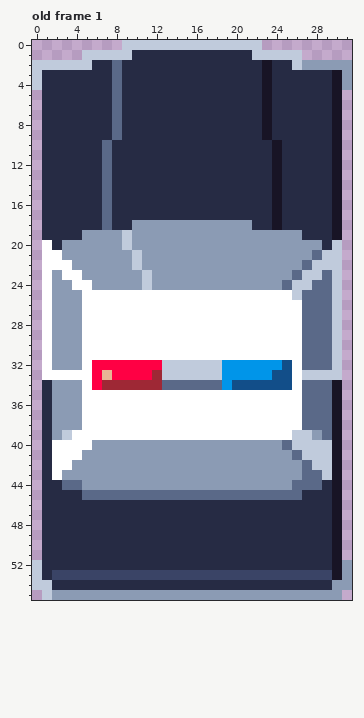
Pixel-art file, stored at core/assets-src/sprites/vehicles/police.ase. Above is the file before it was changed.
32x56 pixels, 1 frame. Shown: old frame 1. The commit also changed other frames, which this record leaves out.
New version:
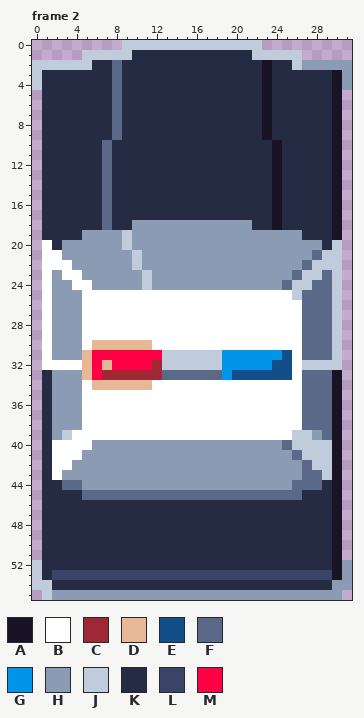
Palette (. is transparent): A #181425  B #ffffff  C #9e2835  D #e8b796  E #124e89  F #5a6988  G #0095e9  H #8b9bb4  J #c0cbdc  K #262b44  L #3a4466  M #ff0044
A new or re-ordered frame is compared with the old frame closest to it.
Author's note on the commit: Animate police car lights
From old to new:
frames 1 -> 6
layer "Layer 1" added
--- frame 2 is new; against old frame 1, layers "Layer 1", "Layer"
@@ x 0..31 @@
 29 .BHHHBBBBBBBBBBBBBBBBBBBBBBFFFJ.
-30 .BHHHBBBBBBBBBBBBBBBBBBBBBBFFFJ.
-31 .BHHHBBBBBBBBBBBBBBBBBBBBBBFFFJ.
-32 .BHHHBMMMMMMMJJJJJJGGGGGGEBFFFJ.
-33 .BBBBBMDMMMMCJJJJJJGGGGGEEBJJJJ.
-34 .KHHHBMCCCCCCFFFFFFGEEEEEEBFFFA.
+30 .BHHHBDDDDDDBBBBBBBBBBBBBBBFFFJ.
+31 .BHHHDMMMMMMMJJJJJJGGGGGGEBFFFJ.
+32 .BBBBDMDMMMMCJJJJJJGGGGGEEBJJJJ.
+33 .KHHHDMCCCCCCFFFFFFGEEEEEEBFFFA.
+34 .KHHHBDDDDDDBBBBBBBBBBBBBBBFFFA.
 35 .KHHHBBBBBBBBBBBBBBBBBBBBBBFFFA.
Changed places in both pictures, as pixel boxes (x1, y1, x2, y2):
changed: (42, 340, 342, 390)
